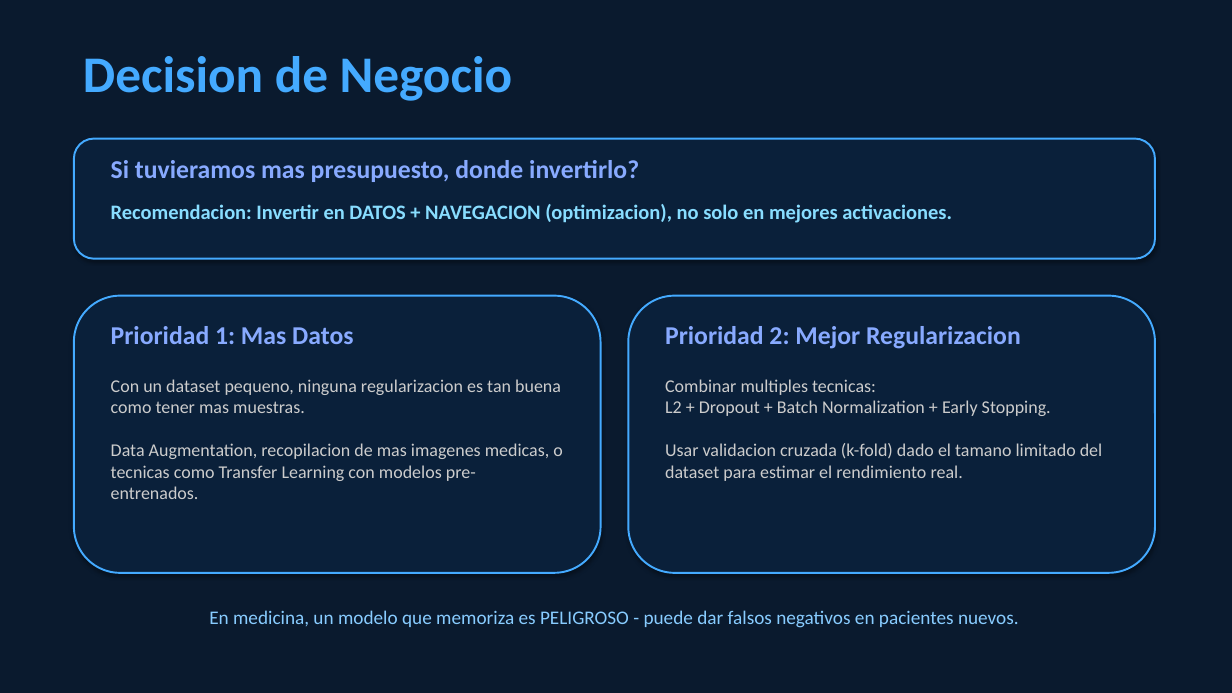
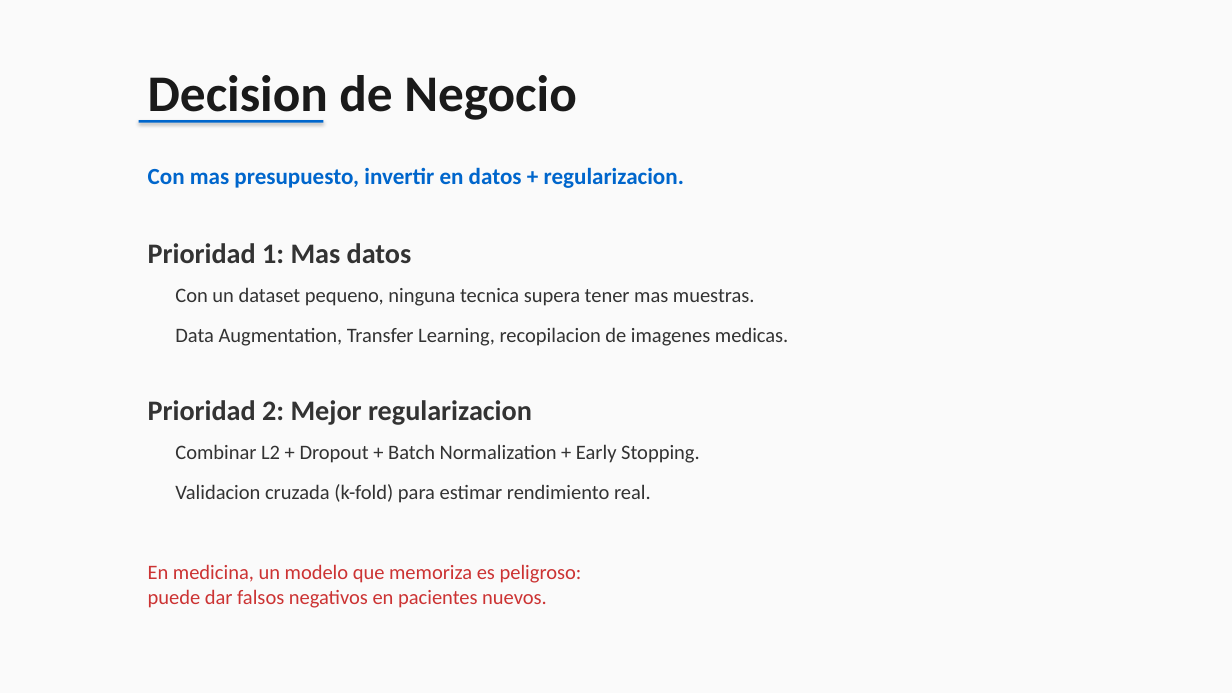
Before and after one commit to Xamplix/proyecto, a slide deck: slide 7 of Grupo7_La_Memoria_de_Pez.pptx. Drawn at 1232x693 pixels with LibreOffice and Linux fonts; fonts in the diff are those of the drawing. Boxes give left, top, right and bottom in pixels: in the first picture for what was removed or moved away, otherwise in the second. Text is boxed around its words. In the diff, an @@ line names an element or a change of style, - is before the commit and + after.

```diff
--- a/Grupo7_La_Memoria_de_Pez.pptx
+++ b/Grupo7_La_Memoria_de_Pez.pptx
@@ background #0A1A2E to #FAFAFA @@
@@ text "Decision de Negocio": place and size @@
-text "Decision de Negocio" at (83, 56, 513, 101)
+text "Decision de Negocio" at (148, 75, 577, 123)
@@ text "Decision de Negocio" at (148, 75, 577, 123): text colour #44AAFF to #1A1A1A @@
@@ rounded rectangle removed at (74, 139, 1155, 259) @@
@@ rectangle added at (139, 120, 323, 123), fill #0066CC @@
@@ text at (148, 167, 684, 188): text changed; size 20 to 18 pt; text colour #88AAFF to #0066CC @@
-Si tuvieramos mas presupuesto, donde invertirlo?
+Con mas presupuesto, invertir en datos + regularizacion.
@@ text removed at (111, 204, 952, 223) @@
-Recomendacion: Invertir en DATOS + NAVEGACION (optimizacion), no solo en mejores activaciones.
@@ text at (148, 243, 412, 263): text changed; size 20 to 22 pt; text colour #88AAFF to #333333 @@
-Prioridad 1: Mas Datos
+Prioridad 1: Mas datos
@@ rounded rectangle removed at (74, 296, 601, 573) @@
@@ text at (175, 287, 788, 346): text changed; size 14 to 16 pt; text colour #CCCCCC to #333333 @@
-Con un dataset pequeno, ninguna regularizacion es tan buena como tener mas muestras.
-Data Augmentation, recopilacion de mas imagenes medicas, o tecnicas como Transfer Learning con modelos pre-entrenados.
+Con un dataset pequeno, ninguna tecnica supera tener mas muestras.
+Data Augmentation, Transfer Learning, recopilacion de imagenes medicas.
@@ rounded rectangle removed at (628, 296, 1155, 573) @@
@@ text at (148, 400, 532, 425): text changed; size 20 to 22 pt; text colour #88AAFF to #333333 @@
-Prioridad 2: Mejor Regularizacion
+Prioridad 2: Mejor regularizacion
@@ text at (175, 444, 700, 503): text changed; size 14 to 16 pt; text colour #CCCCCC to #333333 @@
-Combinar multiples tecnicas:
-L2 + Dropout + Batch Normalization + Early Stopping.
-Usar validacion cruzada (k-fold) dado el tamano limitado del dataset para estimar el rendimiento real.
+Combinar L2 + Dropout + Batch Normalization + Early Stopping.
+Validacion cruzada (k-fold) para estimar rendimiento real.
@@ text at (148, 564, 582, 608): text changed; size 15 to 16 pt; text colour #88CCFF to #CC3333 @@
-En medicina, un modelo que memoriza es PELIGROSO - puede dar falsos negativos en pacientes nuevos.
+En medicina, un modelo que memoriza es peligroso:
+puede dar falsos negativos en pacientes nuevos.
```
Also in this commit, not shown: 8 other slides changed, 1 other file.
